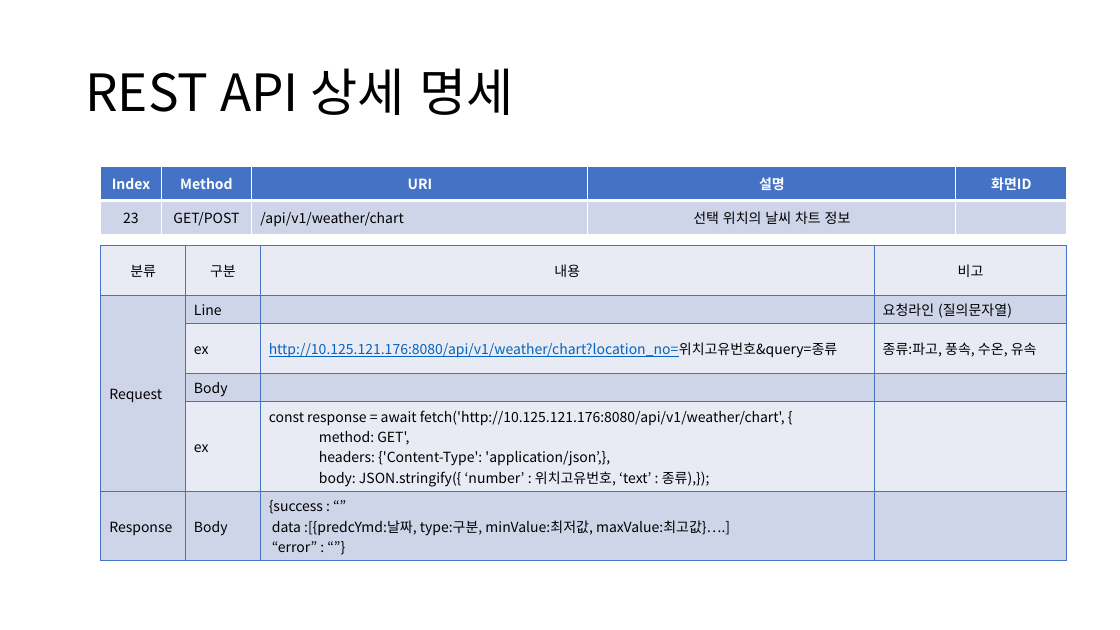
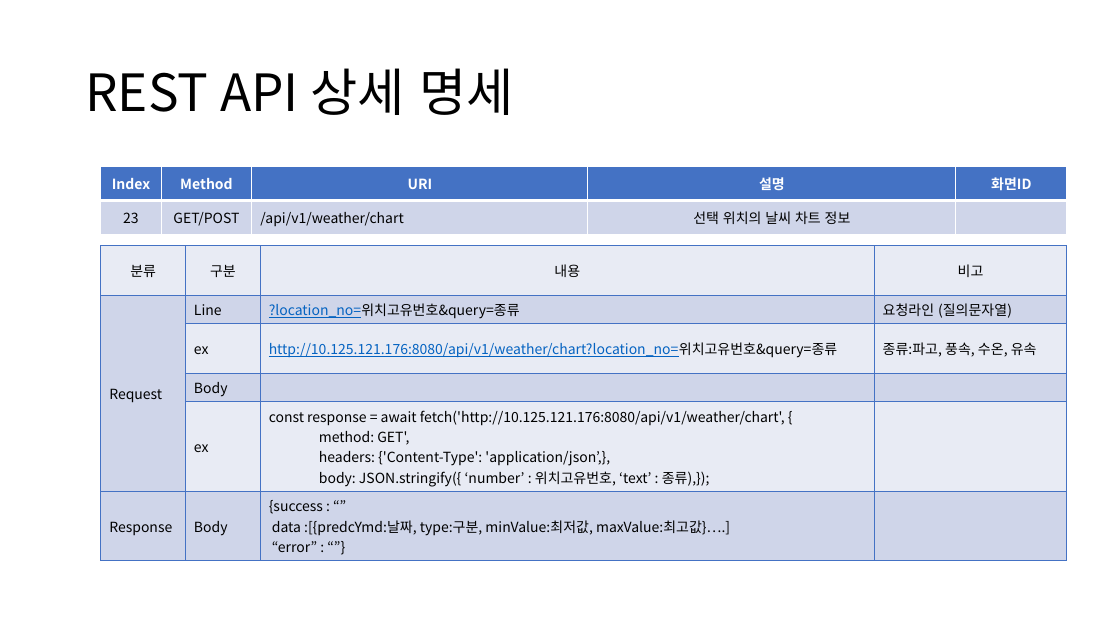
Before and after one commit to sujidaddy/workspace_miniproject, a slide deck: slide 46 of 미니프로젝트계획서제출용.pptx. Drawn at 1120x630 pixels with LibreOffice and Linux fonts; fonts in the diff are those of the drawing. Boxes give left, top, right and bottom in pixels: in the first picture for what was removed or moved away, otherwise in the second. Text is boxed around its words. In the diff, an @@ line names an element or a change of style, - is before the commit and + after.

```diff
--- a/미니프로젝트계획서제출용.pptx
+++ b/미니프로젝트계획서제출용.pptx
@@ table at [101, 246, 1067, 556] @@
-row 2, column 3: 
+row 2, column 3: ?location_no=위치고유번호&query=종류
```
Also in this commit, not shown: 5 other slides changed, 1 slide added, 11 other files.
